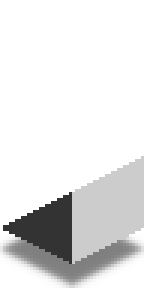
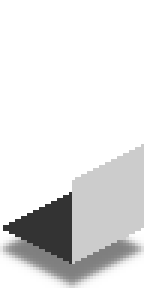
Before/after of a w=144, h=288 layered artwork. What changed in the layer stack:
painted on "Cover" over box(72, 147, 141, 192)
painted on "Front" over box(72, 144, 144, 192)
